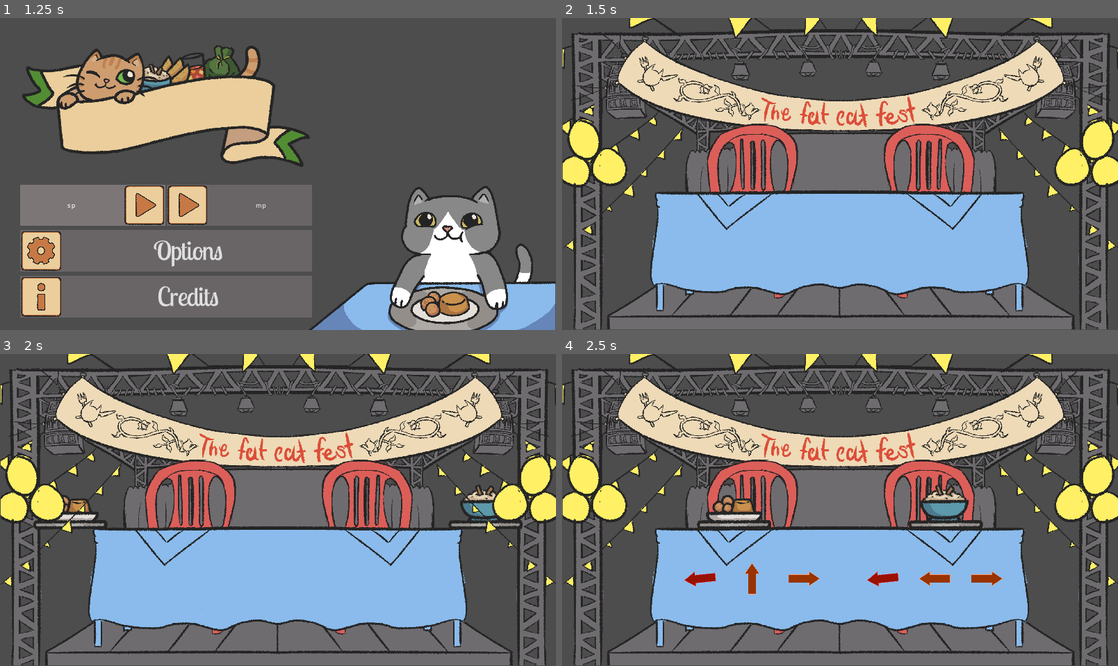
Above: before the commit, frames 1-4 (two rows, left to right).
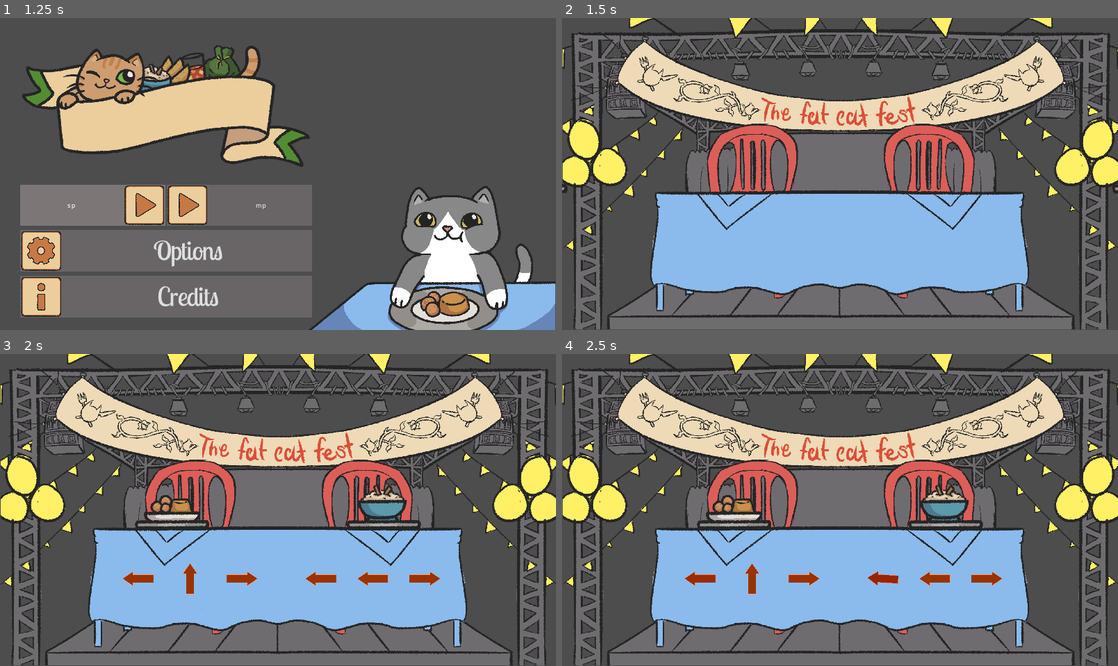
Above: after the commit, the same moments.

Repository: soetgdeznsgk/GGJ24---Fat-Cat-Fest
Game: Godot game, scene res://Escenas/Menus/menu_principal.tscn
The game is run twice, just before and just after one commit, with the same random seed, the same clock (stepped at 60 frames per second) and the same inputs. The engine's default icon, where the game draws it, is replaced by a stand-in: a white triangle on a blue panel in a dark square.
Inputs (mouse positions are in pixels of both pictures, inside the frame that each line leads up to):
- Up to frame 1 (1.25 s): click "Play" at 0.5 s
- Up to frame 2 (1.5 s): click "sp" at 1.25 s
- Up to frame 3 (2 s): no input
- Up to frame 4 (2.5 s): move the mouse to (962, 494) at 2.02 s; hold Right (DerechaPj1) from 2.03 s (still down); tap S (AbajoPj2) at 2.1 s; click (962, 494) at 2.17 s

Frame 1 is identical in both runs. In frame 2, less than 0.1% of the frame differs, in the area x 0-100%, y 53-57%; in frame 3, 4.1%, in the area x 5-94%, y 41-78%; in frame 4, 0.2%.

Commit message:
coso, ya sirveeeeeeeeeeeeeeeeeeeeee
git blame pablo

Diff:
--- a/Escenas/Maingame/comandos.gd
+++ b/Escenas/Maingame/comandos.gd
@@ -90,13 +90,14 @@
 		comandoNodos[i].position = Vector2((i+1)*128, 51)
 		comandoNodos[i].self_modulate = Color(1,1,1,1)
 
-	if comandosConFlechas.size() == 0:
+
+	if comandosConFlechas.size() == numeroMitadComida:
+		Eventos.mediaComida.emit(jugador)
+	elif comandosConFlechas.size() == 3:
+		Eventos.comidaAPuntoDeTerminar.emit(jugador)
+	elif comandosConFlechas.size() == 0:
 		# Emitir que ya se comió todo
 		Eventos.comandosAcabados.emit(jugador)
-	if comandosConFlechas.size() == numeroMitadComida:
-		Eventos.mediaComida.emit(jugador)
-	if comandosConFlechas.size() <= 1:
-		Eventos.comidaAPuntoDeTerminar.emit(jugador)
 
 
 func actualizar_flechas():
--- a/Logica/ArrozConLeche.gd
+++ b/Logica/ArrozConLeche.gd
@@ -1,3 +1,3 @@
-extends Node
+extends Sprite2D
 var nombre= "ArrozConLeche"
 var moveset = [Enums.Izquierda, Enums.Izquierda, Enums.Derecha, Enums.Abajo, Enums.Derecha, Enums.Arriba, Enums.Arriba, Enums.Izquierda, Enums.Abajo]
--- a/Logica/BuñueloYNatilla.gd
+++ b/Logica/BuñueloYNatilla.gd
@@ -1,3 +1,3 @@
-extends Node
+extends Sprite2D
 var nombre= "BuñueloyNatilla"
 var moveset = [Enums.Izquierda, Enums.Arriba, Enums.Derecha, Enums.Izquierda, Enums.Derecha, Enums.Arriba, Enums.Arriba, Enums.Izquierda, Enums.Abajo]
--- a/Logica/Empanada.gd
+++ b/Logica/Empanada.gd
@@ -1,3 +1,3 @@
-extends Node
+extends Sprite2D
 var nombre= "Empanada"
 var moveset = [Enums.Izquierda, Enums.Arriba, Enums.Derecha, Enums.Izquierda, Enums.Derecha, Enums.Arriba, Enums.Arriba, Enums.Izquierda, Enums.Abajo]
--- a/Logica/Salpicon.gd
+++ b/Logica/Salpicon.gd
@@ -1,3 +1,3 @@
-extends Node
+extends Sprite2D
 var nombre= "Salpicon"
 var moveset = [Enums.Izquierda, Enums.Arriba, Enums.Derecha, Enums.Izquierda, Enums.Derecha, Enums.Arriba, Enums.Arriba, Enums.Izquierda, Enums.Abajo]
--- a/Logica/Tamal.gd
+++ b/Logica/Tamal.gd
@@ -1,3 +1,3 @@
-extends Node
+extends Sprite2D
 var nombre= "Tamal"
 var moveset = [Enums.Izquierda, Enums.Arriba, Enums.Derecha, Enums.Izquierda, Enums.Derecha, Enums.Arriba, Enums.Arriba, Enums.Izquierda, Enums.Abajo]
--- a/Logica/comidas.gd
+++ b/Logica/comidas.gd
@@ -16,7 +16,6 @@
 
 # Called when the node enters the scene tree for the first time.
 func _ready():
-
 	preloadRecetas()
 	generarListaRecetas()
 	Eventos.mediaComida.connect(cambiarSpriteMediaComida)
@@ -24,12 +23,14 @@
 	Eventos.comandosAcabados.connect(entradaReceta)
 	entradaReceta(1)
 	entradaReceta(2)
+
 func cambiarSpriteMediaComida(numeroJugadorActual):
 	match numeroJugadorActual:
 		1:
 			recetaActualJugador1.set_frame(1)
 		2:
 			recetaActualJugador2.set_frame(1)
+
 func cambiarSpriteFinal(numeroJugadorActual):
 	match numeroJugadorActual:
 		1:
@@ -39,7 +40,6 @@
 
 #carga todas las recetas y las coloca en el diccionario pal jugador 1 y 2
 func preloadRecetas():
-
 	var recetainstanciada
 	var recetainstanciada1
 	var recetainstanciada2
@@ -49,7 +49,6 @@
 		recetainstanciada2=recetainstanciada.instantiate()
 		recetas1[recetainstanciada1.nombre]=recetainstanciada1
 		recetas2[recetainstanciada2.nombre]=recetainstanciada2
-
 
 func generarListaRecetas():
 	var rng = RandomNumberGenerator.new()
@@ -72,27 +71,29 @@
 			recetaActualJugador1 = listaRecetasJugador1.pop_back()
 			if recetaActualJugador1!=null:
 				recetaPlayer1.add_child(recetaActualJugador1)
+				print(recetaActualJugador1.frame)
 				animacion_entrada(1)
 			else:
 				print("aca se manda a que el P1 gane el juego")
 		2:
 			if recetaActualJugador2!=null:
 				animacion_salida(2)
+
 			recetaActualJugador2 = listaRecetasJugador2.pop_back()
-
 			if recetaActualJugador2!=null:
 				recetaPlayer2.add_child(recetaActualJugador2)
+
 				animacion_entrada(2)
 			else:
 				print("aca se manda a que el P2 gane el juego")
 
 func enviar_moveset(numeroJugador,recetamoveset):
 	Eventos.nuevaComida.emit(numeroJugador,recetamoveset)
-func cambiarframe():
-	recetaActualJugador1.set_frame(0)
+
 func animacion_entrada(numeroJugador):
 	#tween que mueve a la receta actual
 	var tween=create_tween()
+	tween.set_ease(Tween.EASE_IN)
 	var recetaAMover
 	var direccionMov=Vector2.ZERO
 	match numeroJugador:
@@ -104,14 +105,14 @@
 			direccionMov=Vector2(-790,0)
 	#print(recetaActual.moveset)
 
-	tween.tween_property(recetaAMover,"position",direccionMov,1)
+	tween.tween_property(recetaAMover,"position",direccionMov,.5)
 	tween.tween_callback(enviar_moveset.bind(numeroJugador,recetaAMover.moveset))
-	tween.tween_callback(cambiarframe)
 	#tween.tween_callback(prueba.bind(recetaAMover))
 
 
 func animacion_salida(numeroJugador):
 	var tween=create_tween()
+	tween.set_ease(Tween.EASE_OUT)
 	var recetaAMover
 	var direccionMov=Vector2.ZERO
 	match numeroJugador:
@@ -121,5 +122,5 @@
 		2:
 			recetaAMover=recetaActualJugador2
 			direccionMov=Vector2(0,0)
-	tween.tween_property(recetaAMover,"position",direccionMov,1)
+	tween.tween_property(recetaAMover,"position",direccionMov,.5)
 	tween.tween_callback(recetaAMover.queue_free)
